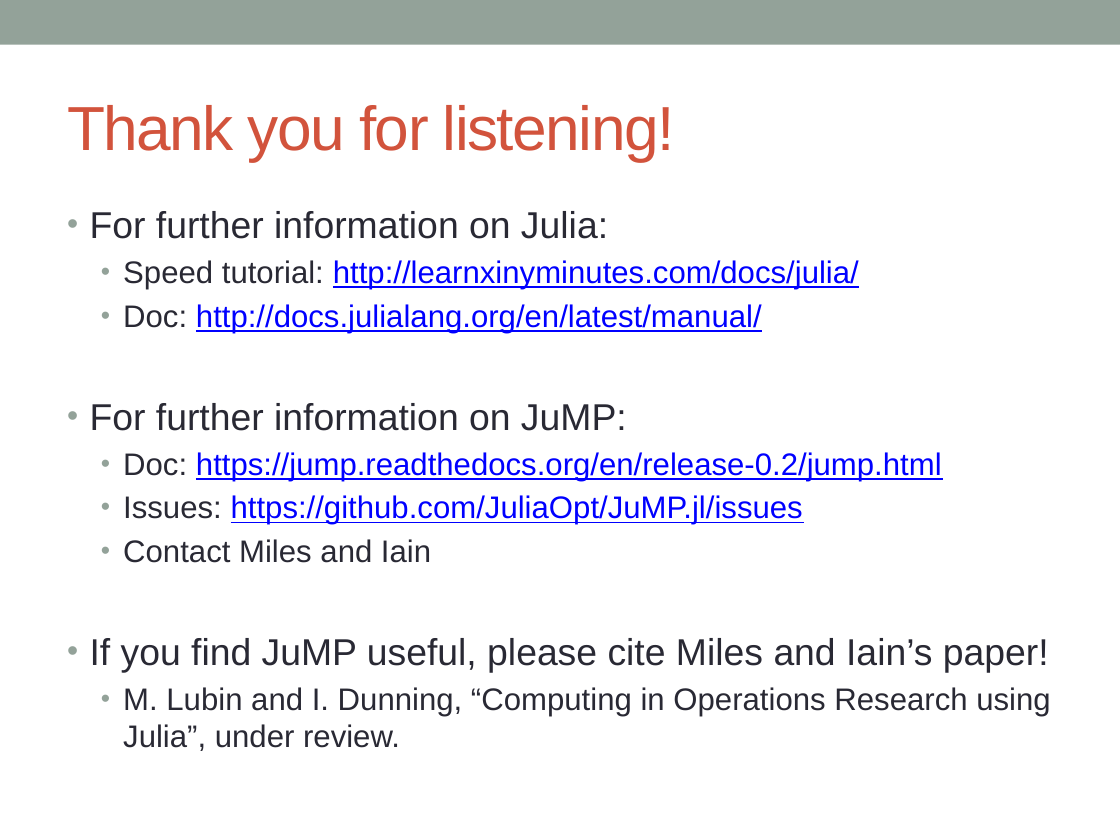
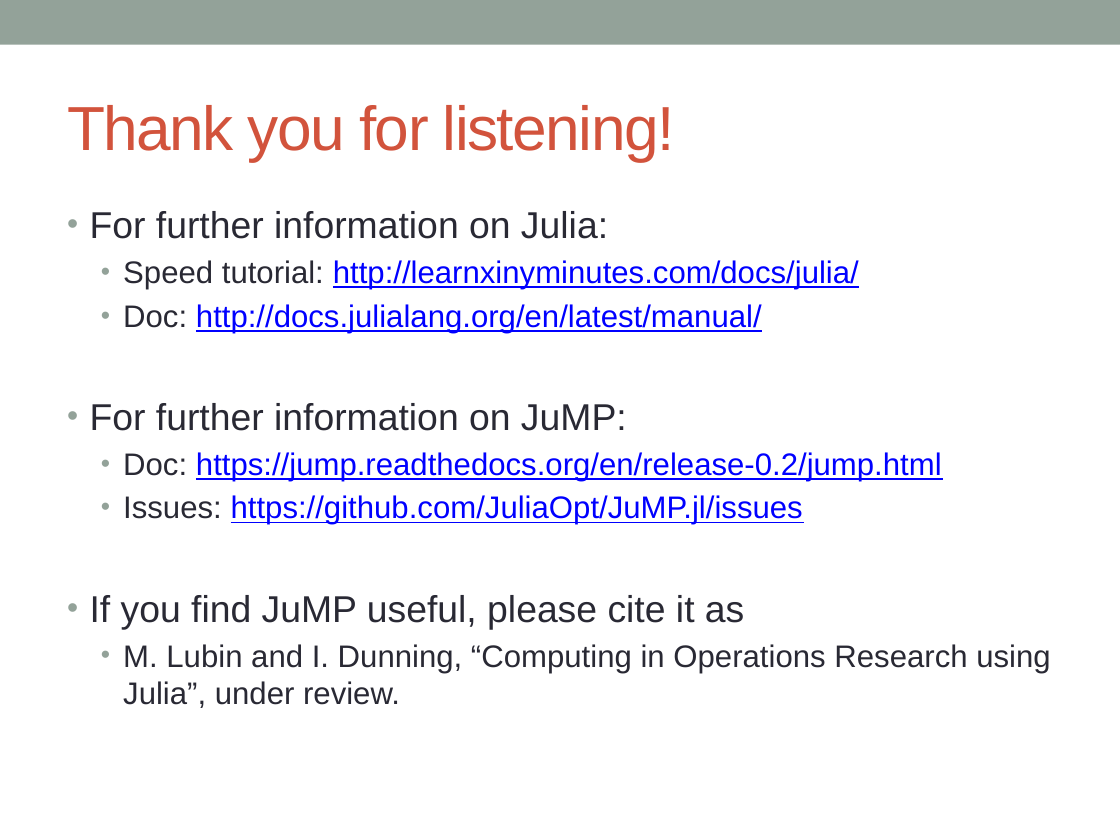
Before and after one commit to IainNZ/ORSoftwareTools2014, a slide deck: slide 48 of Modelling/LPModeling.pptx. Drawn at 1120x840 pixels with LibreOffice and Linux fonts; fonts in the diff are those of the drawing. Boxes give left, top, right and bottom in pixels: in the first picture for what was removed or moved away, otherwise in the second. Text is boxed around its words. In the diff, an @@ line names an element or a change of style, - is before the commit and + after.

```diff
--- a/Modelling/LPModeling.pptx
+++ b/Modelling/LPModeling.pptx
@@ text at box(90, 595, 744, 629): text changed @@
-  • Contact Miles and Iain
-• If you find JuMP useful, please cite Miles and Iain’s paper!
+• If you find JuMP useful, please cite it as
```
Also in this commit, not shown: 5 other slides changed, 22 other files.
